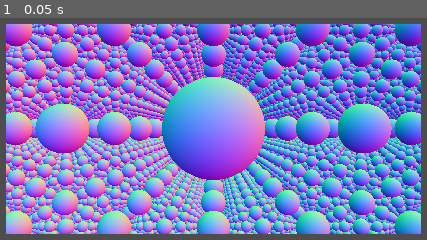
Above: before the commit, frame 1.
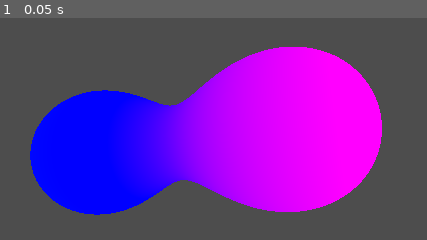
Above: after the commit, the same moment.

Repository: K2mies/Metaball-Raymarching
Game: Godot game, scene res://Scenes/raymarching00.tscn
Same seed, same stepped clock (60 frames per second), same inputs: the game is played once before the commit and once after it. The project has no main scene, so this scene is started directly.
Inputs:
- Up to frame 1 (0.05 s): no input

The runs differ from the first frame. In frame 1, 92% of the frame differs, in the area x 1-99%, y 2-98%.

Commit message:
added working meta-balls with color blending also

Diff:
--- a/meta-balls-and-raymarching/Scenes/raymarching00.tscn
+++ b/meta-balls-and-raymarching/Scenes/raymarching00.tscn
@@ -5,6 +5,9 @@
 [sub_resource type="ShaderMaterial" id="ShaderMaterial_4s5va"]
 render_priority = 0
 shader = ExtResource("1_oq3si")
+shader_parameter/sphere_param = PackedVector3Array(-1.97, -0.41, -2.25, 1, 0, -0.96)
+shader_parameter/colors = PackedVector3Array(1, -0.13, 1.32, -0.38, 0.05, 1.11)
+shader_parameter/weight = 2.9
 
 [sub_resource type="QuadMesh" id="QuadMesh_imecy"]
 material = SubResource("ShaderMaterial_4s5va")
--- a/meta-balls-and-raymarching/Shaders/raymarching00.gdshader
+++ b/meta-balls-and-raymarching/Shaders/raymarching00.gdshader
@@ -1,10 +1,22 @@
 shader_type spatial;
 render_mode unshaded;
+
+// -------------------------------------------------------------------- uniforms
+uniform vec3	sphere_param[2];
+uniform vec3	colors[2];
+uniform float	weight;
 
 // ------------------------------------------------------------------- variables
 const int	MAX_STEPS = 300;
 const float MAX_DISTANCE = 1000.f;
 const float MIN_DISTANCE = 0.001f;
+
+// ----------------------------------------------------------------------- enums
+const int sphere_a = 0;
+const int sphere_b = 1;
+
+const int color_a = 0;
+const int color_b = 1;
 
 // ------------------------------------------------------------------- functions
 float signedDistanceSphere( vec3 p, vec3 centrum, float radius )
@@ -19,10 +31,45 @@
 	return q;
 }
 
+float smooth_min(float dstA, float dstB, float k)
+{
+	float h = max(k - abs(dstA - dstB), 0) / k;
+	return (min(dstA, dstB) - h*h*h*k*1.f / 6.f);
+}
+
+vec4 get_distance_with_color( vec3 p )
+{
+	//First sphere distance
+	float sphere01 = signedDistanceSphere(p, sphere_param[sphere_a], 1.f);
+	//Second sphere distance
+	float sphere02 = signedDistanceSphere(p, sphere_param[sphere_b], 1.f);
+
+	// Calculate the blend factor 'h' (identical logic to smooth_min)
+	float h = clamp(0.5 + 0.5 * (sphere01 - sphere02) / weight, 0.0, 1.0);
+	// Mix the distances (standard smooth min)
+	float dist = mix(sphere01, sphere02, h) - weight * h * (1.f - h);
+	// Mix the colors based on the same blend factor
+	vec3 mixed_color = mix(colors[color_b], colors[color_a], h);
+
+	return vec4(mixed_color, dist);
+}
+
 float get_distance( vec3 p )
 {
-	p = opRep( p, vec3( -6.f, -6.f, -6.f ) ); //uncomment for repeating spheres
-	return signedDistanceSphere( p, vec3( 0.f, 0.f, -3.f ), 1.f ); // you can change the position of the sphere from the vec3
+	//First sphere distance
+	//float sphere01 = signedDistanceSphere(p, vec3(-1.5f, 0.f, -3.f), 1.f);
+	//float sphere01 = signedDistanceSphere(p, sphere_param[sphere_a], 1.f);
+
+	//Second sphere distance
+	//float sphere02 = signedDistanceSphere(p, vec3(1.5f, 0.f, -3.f), 1.f);
+	//float sphere02 = signedDistanceSphere(p, sphere_param[sphere_b], 1.f);
+
+	// Combine them: the renderer will hit whichever surface is closer
+	//return smooth_min(sphere01, sphere02, weight);
+	//return min(sphere01, sphere02);
+	//p = opRep( p, vec3( -6.f, -6.f, -6.f ) ); //uncomment for repeating spheres
+	//return signedDistanceSphere( p, vec3( 0.f, 0.f, -3.f ), 1.f ); // you can change the position of the sphere from the vec3
+	return get_distance_with_color(p).w;
 }
 
 vec3 get_normal( vec3 p )
@@ -37,20 +84,51 @@
 	return normalize( n );
 }
 
+//non colored metaballs
+//vec4 raymarch( vec3 ray_origin, vec3 ray_dir )
+//{
+	//float	t = 0.f;
+	//vec3	p = ray_origin;
+	//int		i = 0;
+	//
+	//for ( int i = 0; i < MAX_STEPS; i++ )
+	//{
+		//float d = get_distance( p );
+//
+		//if( abs( d ) < MIN_DISTANCE )
+		//{
+			//vec3 normal = get_normal( p ) * .5f + .5f;
+			//return vec4( normal, 1.f );
+		//}
+		//
+		//if( t > MAX_DISTANCE )
+			//break;
+		//
+		//t += d;
+		//p += d * ray_dir;
+	//}
+	//return vec4(float(i) * 0.01f); // uncomment for simple glow effect
+	////return vec4( 0.f );
+//}
+
+//color meta balls
 vec4 raymarch( vec3 ray_origin, vec3 ray_dir )
 {
 	float	t = 0.f;
 	vec3	p = ray_origin;
+	int		i = 0;
 
 	for ( int i = 0; i < MAX_STEPS; i++ )
 	{
-		float d = get_distance( p );
-		//t += d;
+		vec4 scene = get_distance_with_color( p );
+		float d = scene.w;
+		vec3 col = scene.xyz;
 
 		if( abs( d ) < MIN_DISTANCE )
 		{
-			vec3 normal = get_normal( p ) * .5f + .5f;
-			return vec4( normal, 1.f );
+			//vec3 normal = get_normal( p ) * .5f + .5f;
+			//return vec4( normal, 1.f );
+			return vec4(col, 1.f);
 		}
 
 		if( t > MAX_DISTANCE )
@@ -59,8 +137,9 @@
 		t += d;
 		p += d * ray_dir;
 	}
+	return vec4(0.f);
 	//return vec4(float(i) * 0.01f); // uncomment for simple glow effect
-	return vec4( 0.f );
+	//return vec4( 0.f );
 }
 
 // --------------------------------------------------------------- vertex shader
